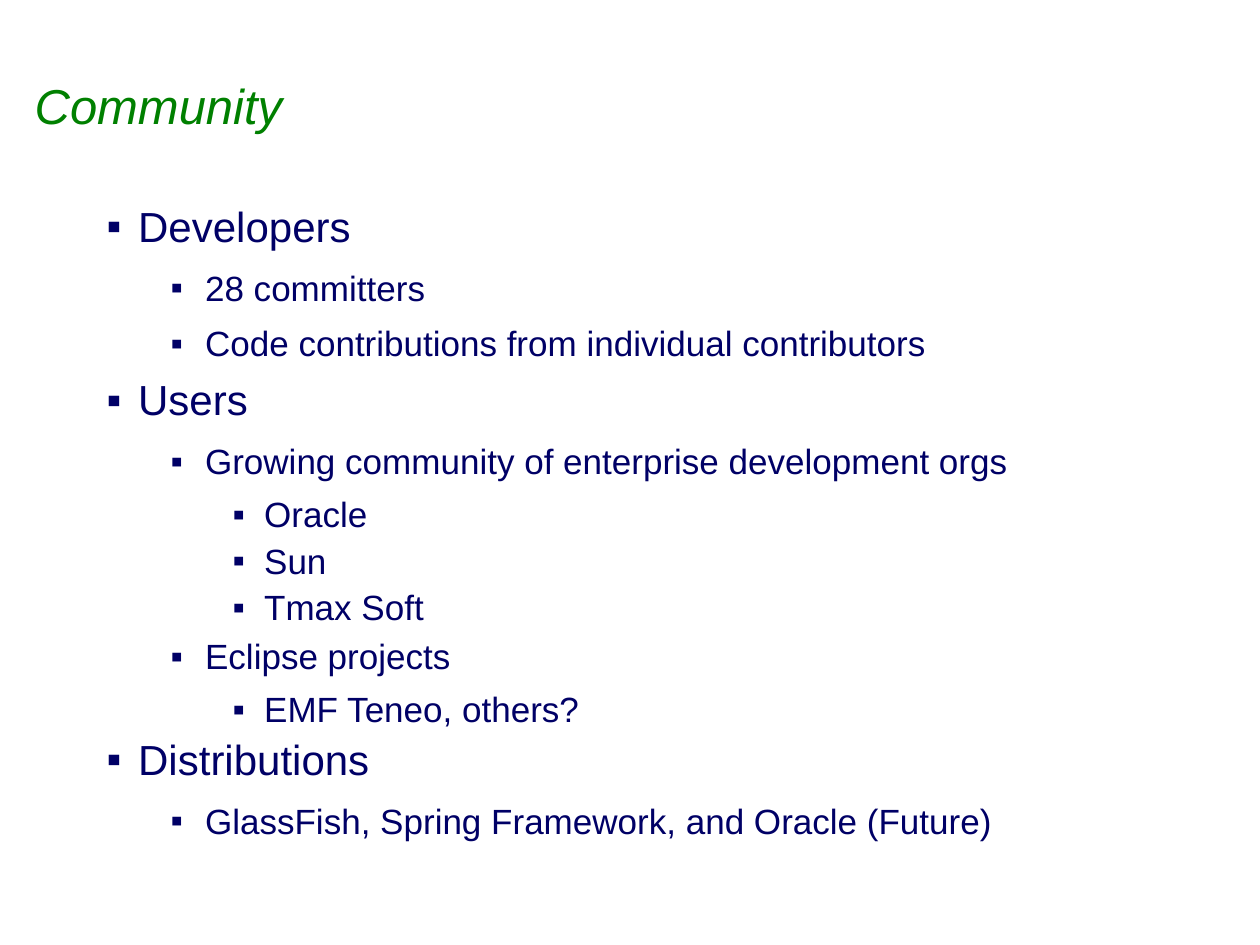
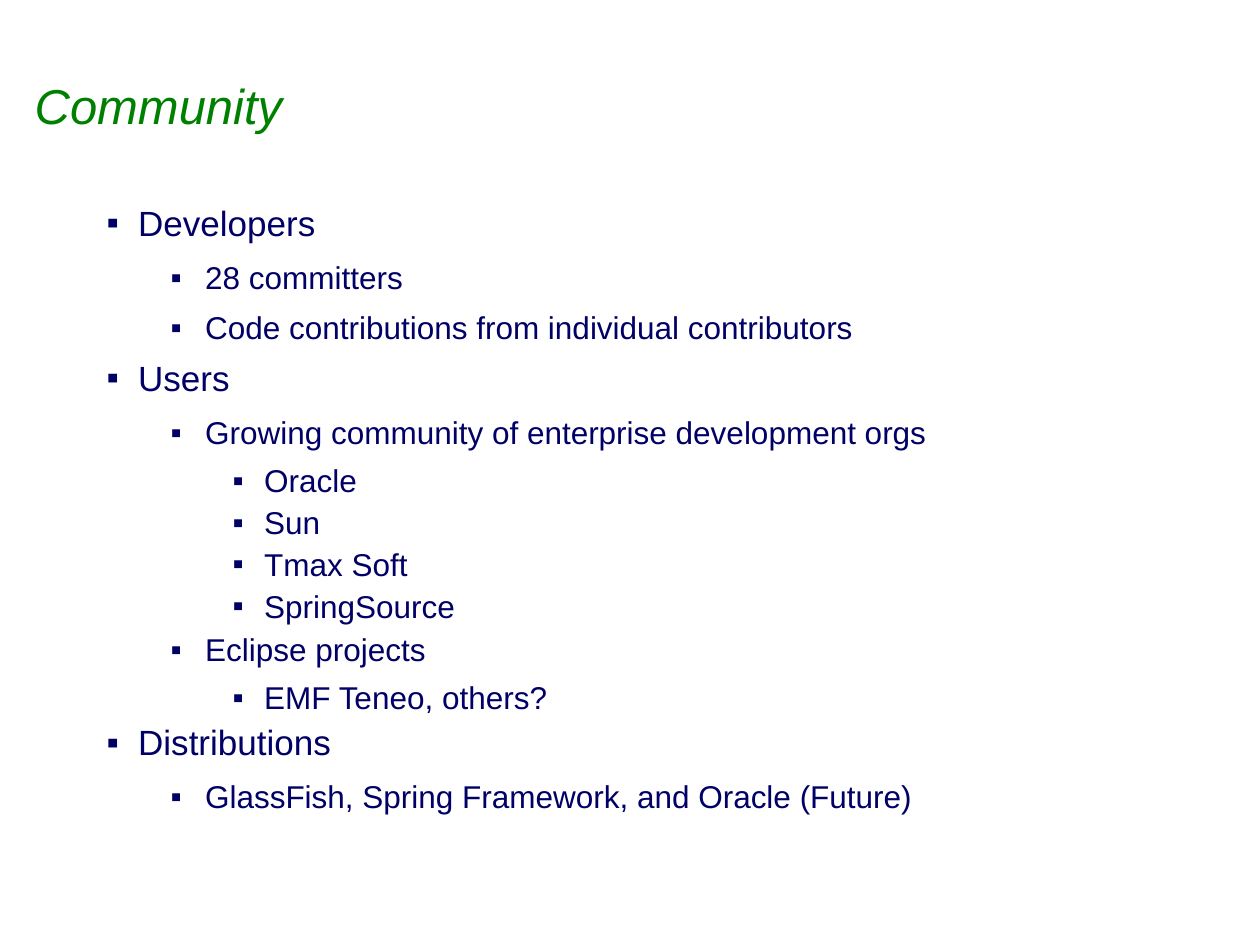
Before and after one commit to eclipse-ee4j/eclipselink, a slide deck: slide 8 of project-admin/Graduation_Review.ppt. Drawn at 1260x945 pixels with LibreOffice and Linux fonts; fonts in the diff are those of the drawing; background and template pictures are left out. Boxes give left, top, right and bottom in pixels: in the first picture for what was removed or moved away, otherwise in the second. Text is boxed around its words. In the diff, an @@ line names an element or a change of style, - is before the commit and + after.

Commit message:
Prep for 1st Draft of Graduation review

```diff
--- a/project-admin/Graduation_Review.ppt
+++ b/project-admin/Graduation_Review.ppt
@@ text at box(138, 210, 926, 814): size 24 to 20 pt in "Developers", "Users", "Distributions"; size 20 to 18 pt in "28 committers", "Code contributions from individual contributors", "Growing community of enterprise development orgs", "Oracle" and 5 more places @@
@@ text at box(264, 595, 455, 624): paragraph added @@
+    ▪ SpringSource
```
